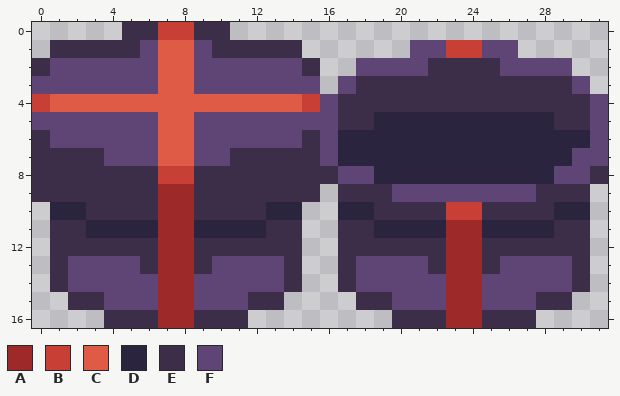
A pixel-art sprite gets an edit: assets/images/presents/present_17.png. The first picture shows the starting point.
The file is 32x17 pixels.
Palette (. is transparent): A #9d2929  B #c84035  C #df5b46  D #2a243e  E #3c2e49  F #5f4575
Pixels before, first column x 0:
 0 .....EEBBEE.....................
 1 .EEEEEFCCFEEEEE......FFBBFF.....
 2 EFFFFFFCCFFFFFFE..FFFFEEEEFFFF..
 3 FFFFFFFCCFFFFFFF.FEEEEEEEEEEEEF.
 4 BCCCCCCCCCCCCCCBFEEEEEEEEEEEEEEF
 5 FFFFFFFCCFFFFFFFFEEDDDDDDDDDDEEF
 6 EFFFFFFCCFFFFFFEFDDDDDDDDDDDDDDF
 7 EEEEFFFCCFFEEEEEFDDDDDDDDDDDDDFF
 8 EEEEEEEBBEEEEEEEEFFDDDDDDDDDDFFE
 9 EEEEEEEAAEEEEEEE.EEEFFFFFFFFEEE.
10 .DDEEEEAAEEEEDD..DDEEEEBBEEEEDD.
11 .EEDDDDAADDDDEE..EEDDDDAADDDDEE.
12 .EEEEEEAAEEEEEE..EEEEEEAAEEEEEE.
13 .EFFFFEAAEFFFFE..EFFFFEAAEFFFFE.
14 .EFFFFFAAFFFFFE..EFFFFFAAFFFFFE.
15 ..EEFFFAAFFFEE....EEFFFAAFFFEE..
16 ....EEEAAEEE........EEEAAEEE....
The same view after the edit:
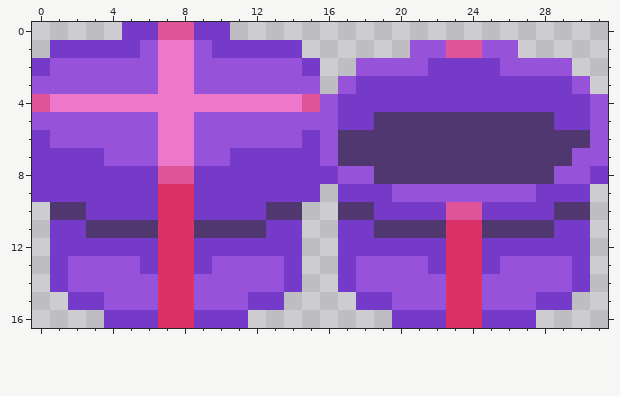
Changes in this commit:
colour A: #9d2929 -> #da3168
colour B: #c84035 -> #e0559a
colour C: #df5b46 -> #ed77c9
colour D: #2a243e -> #503770
colour E: #3c2e49 -> #753ac7
colour F: #5f4575 -> #9652d9
